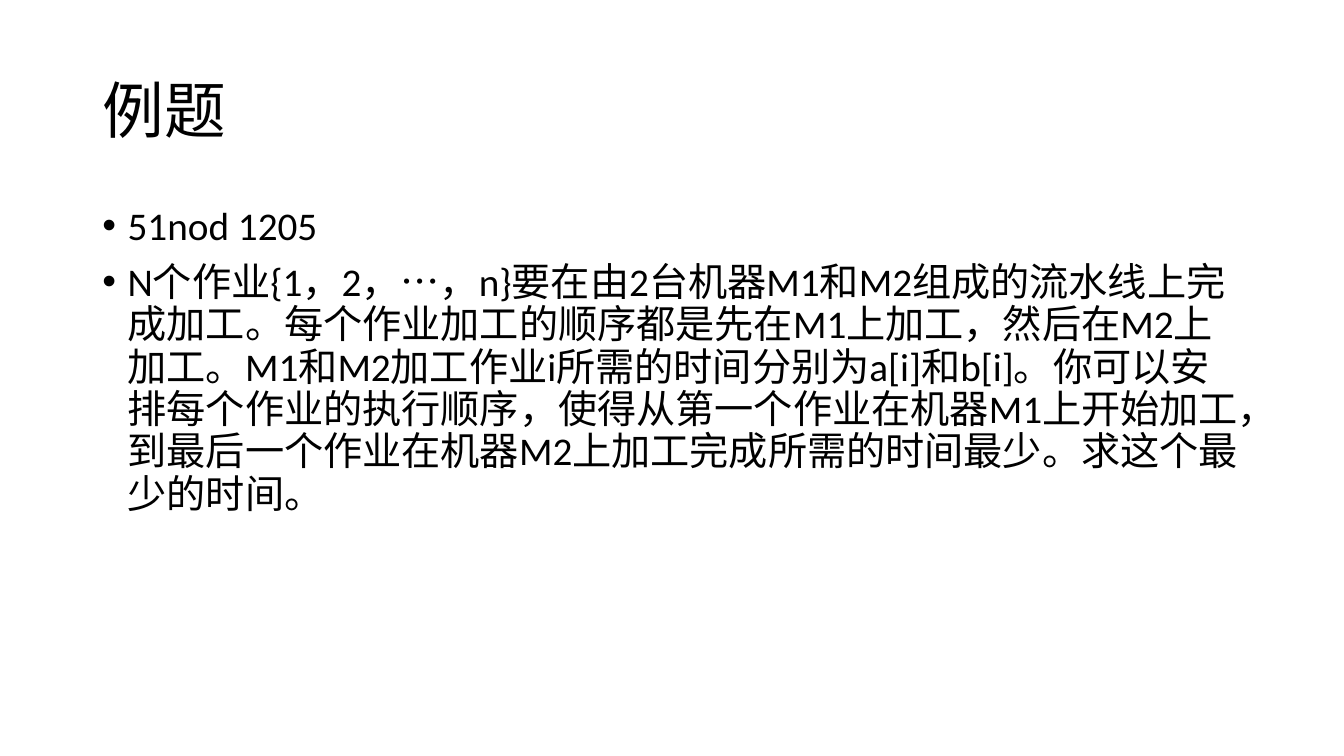
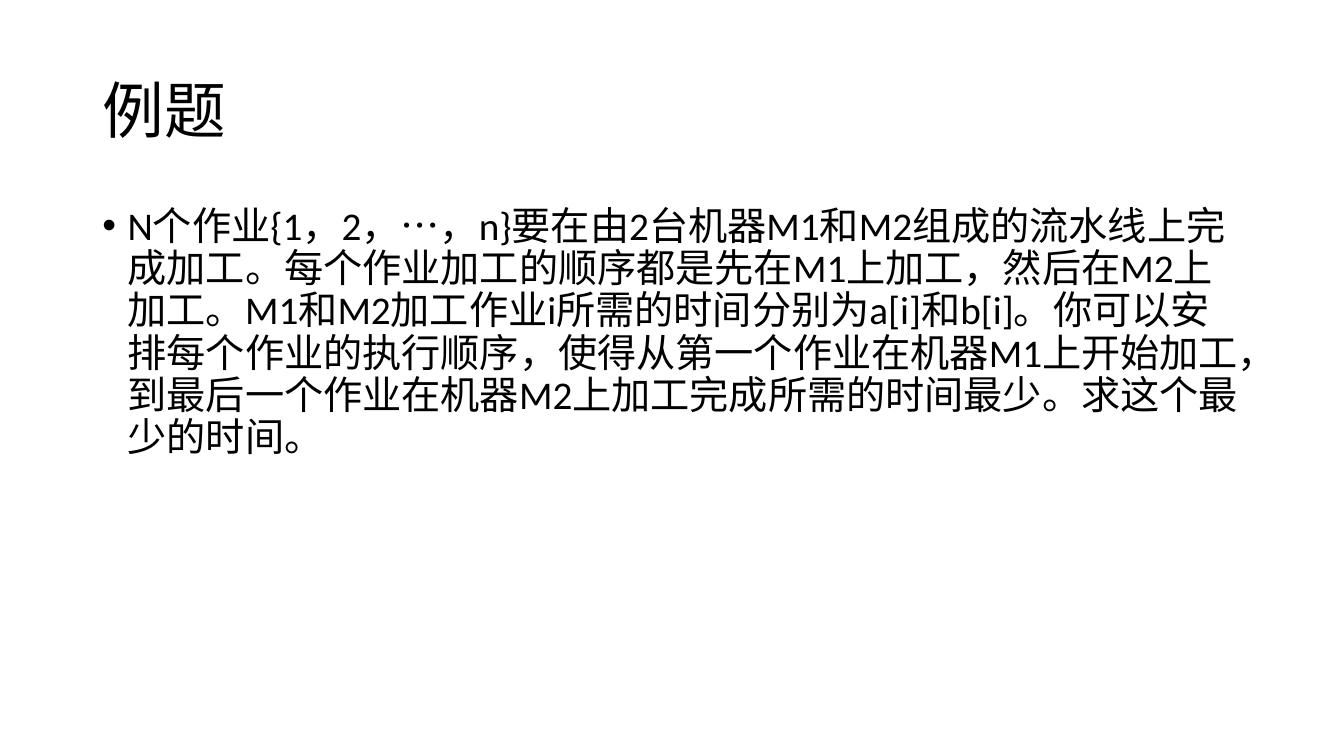
Before and after one commit to plus7wist/accepted-codes, a slide deck: slide 13 of notes/贪心.pptx (slide 11 before the commit). Drawn at 1344x756 pixels with LibreOffice and Linux fonts; fonts in the diff are those of the drawing. Boxes give left, top, right and bottom in pixels: in the first picture for what was removed or moved away, otherwise in the second. Text is boxed around its words. In the diff, an @@ line names an element or a change of style, - is before the commit and + after.

```diff
--- a/notes/贪心.pptx
+++ b/notes/贪心.pptx
@@ text at box(128, 212, 317, 241): paragraph removed @@
-• 51nod 1205
```
Also in this commit, not shown: 2 other slides changed, 4 slides added, 2 slides removed, 5 other files.
